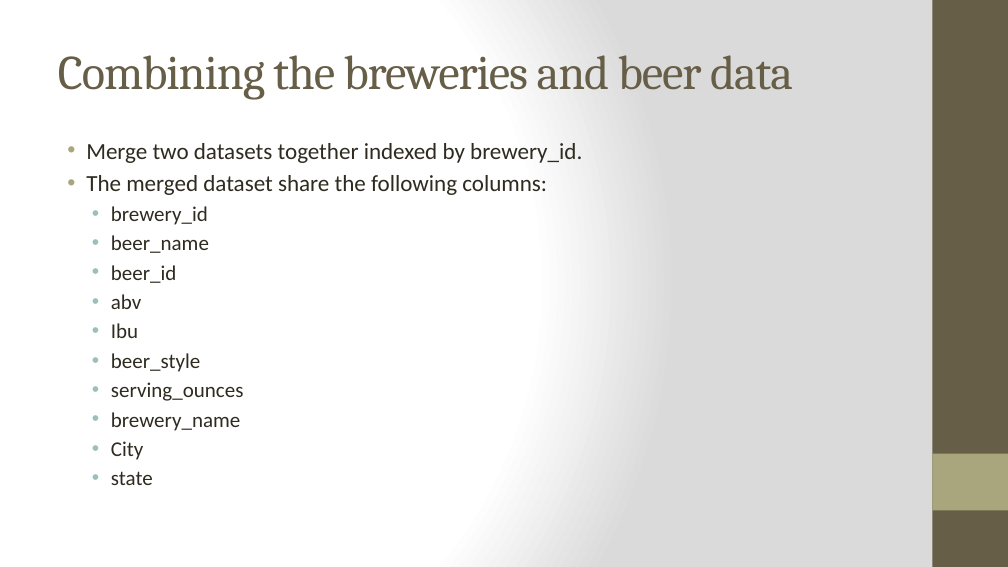
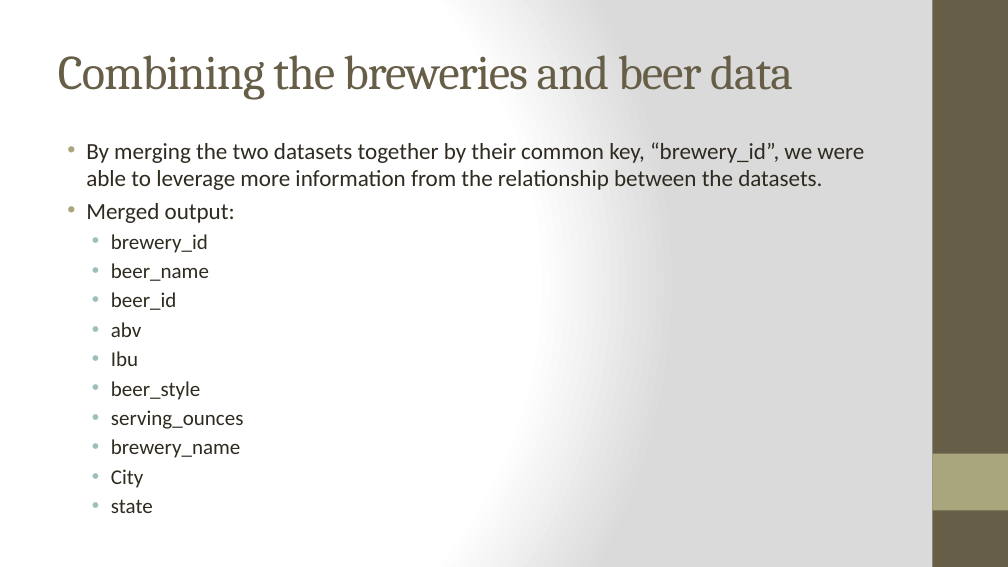
Before and after one commit to bstephan-smu/DDS-project1, a slide deck: slide 4 of Project Presentation_upd1025_new.pptx. Drawn at 1008x567 pixels with LibreOffice and Linux fonts; fonts in the diff are those of the drawing. Boxes give left, top, right and bottom in pixels: in the first picture for what was removed or moved away, otherwise in the second. Text is boxed around its words. In the diff, an @@ line names an element or a change of style, - is before the commit and + after.

```diff
--- a/Project Presentation_upd1025_new.pptx
+++ b/Project Presentation_upd1025_new.pptx
@@ text at [86, 142, 864, 223]: text changed @@
-• Merge two datasets together indexed by brewery_id.
-• The merged dataset share the following columns:
+• By merging the two datasets together by their common key, “brewery_id”, we were able to leverage more information from the relationship between the datasets.
+• Merged output:
```
Also in this commit, not shown: 10 other slides changed.
